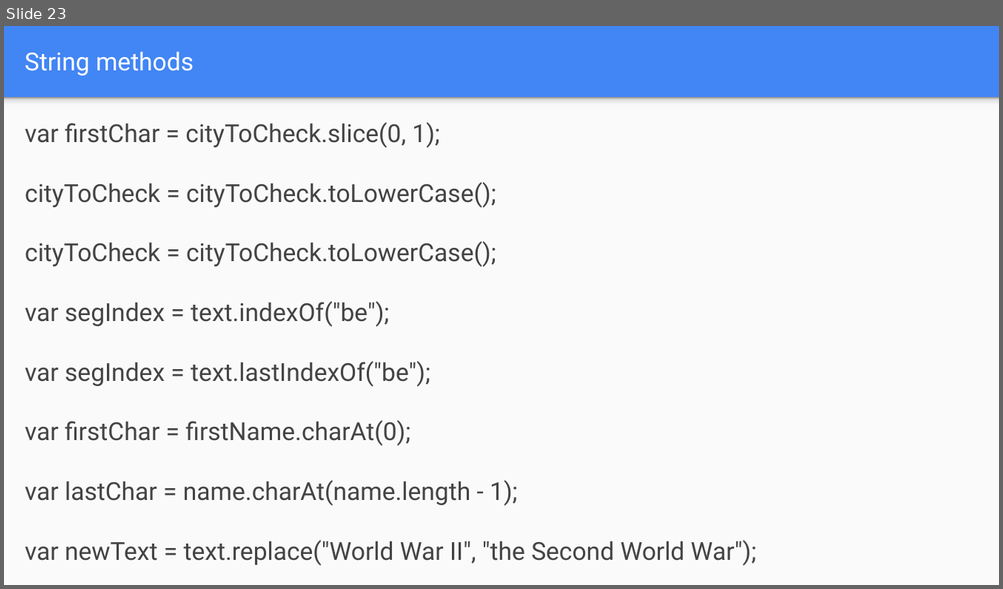
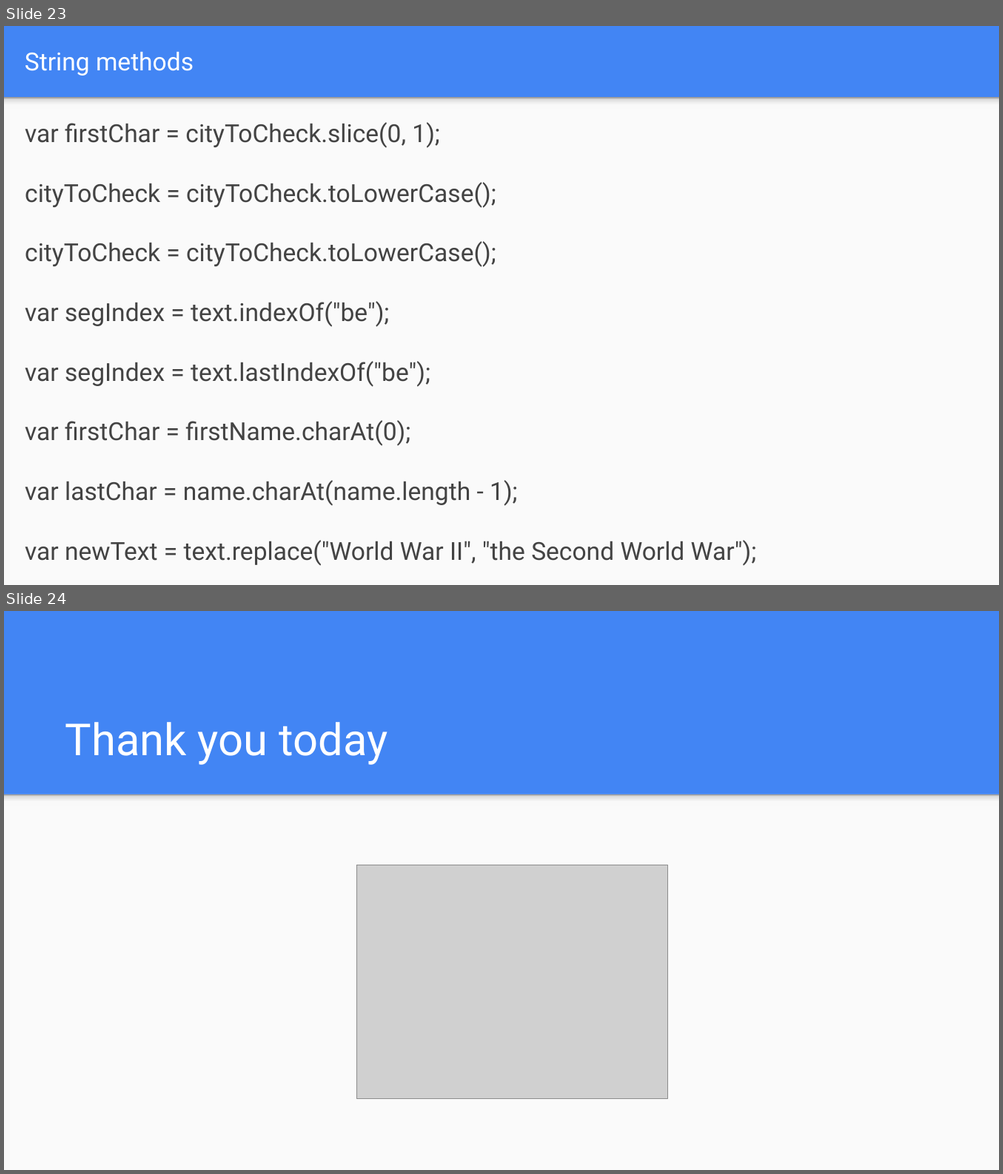
Before and after one commit to mdshohelrana/the-road-to-javascript, a slide deck: Class Content/Day 1/JavaScript Lesson 1.pptx. Shown one above the other, each under a label of ours: slide 23 before the commit, slides 23 and 24 after it. The pictures are 1003x589 and 1003x1174 pixels, drawn with LibreOffice and Linux fonts; fonts in the diff are those of the drawing; grey boxes stand for pictures. Boxes give left, top, right and bottom in pixels: in the first picture for what was removed or moved away, otherwise in the second. Text is boxed around its words. In the diff, an @@ line names an element or a change of style, - is before the commit and + after.

```diff
--- a/Class Content/Day 1/JavaScript Lesson 1.pptx
+++ b/Class Content/Day 1/JavaScript Lesson 1.pptx
@@ slide 24 added at bbox=[4, 611, 999, 1170], background #4285F4 @@
@@ title added at bbox=[65, 722, 387, 765], 32 pt, text #FFFFFF @@
+Thank you today
@@ rectangle added at bbox=[4, 794, 999, 1170], fill #FAFAFA @@
@@ rectangle added at bbox=[4, 794, 999, 806], fill gradient #F9F9F9 to #DEDEDE to #999999 @@
@@ picture added at bbox=[357, 866, 667, 1099] @@
```
Also in this commit, not shown: 2 slides changed, 2 other files.
